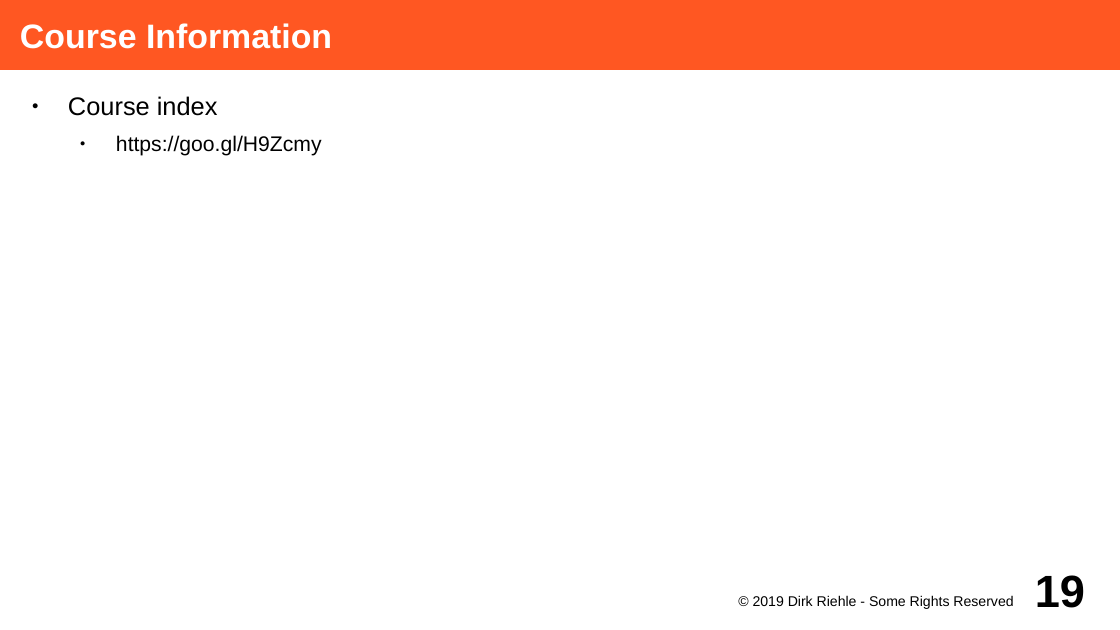
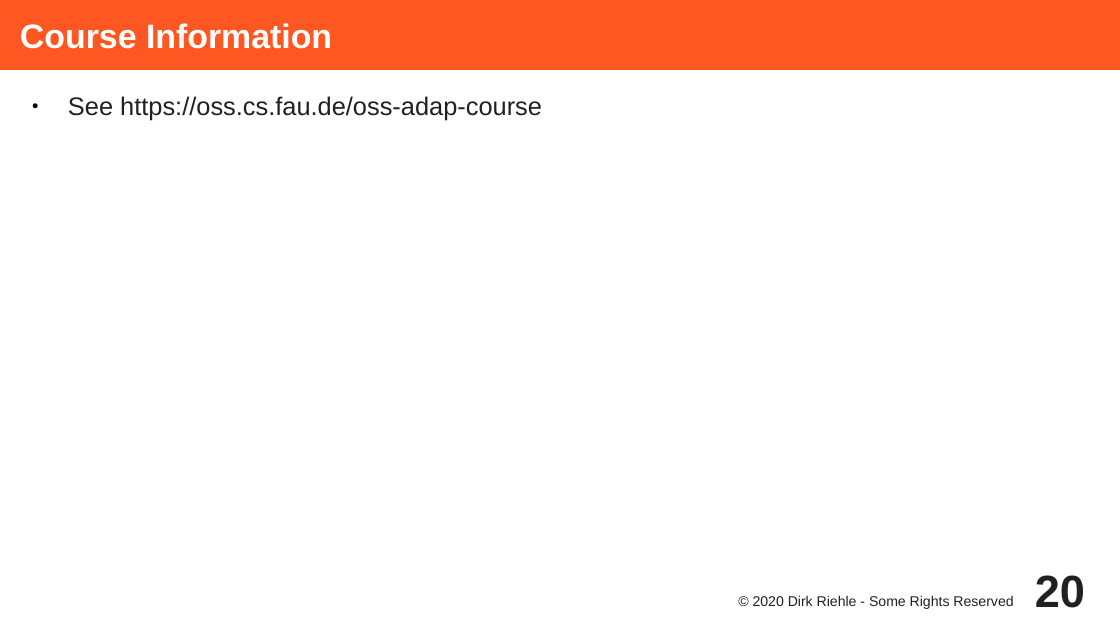
Before and after one commit to dirkriehle/adap-course, a slide deck: slide 20 of Lecture Slides/ADAP A01 - Course Introduction.odp (slide 19 before the commit). Drawn at 1120x630 pixels with LibreOffice and Linux fonts; fonts in the diff are those of the drawing. Boxes give left, top, right and bottom in pixels: in the first picture for what was removed or moved away, otherwise in the second. Text is boxed around its words. In the diff, an @@ line names an element or a change of style, - is before the commit and + after.

```diff
--- a/Lecture Slides/ADAP A01 - Course Introduction.odp
+++ b/Lecture Slides/ADAP A01 - Course Introduction.odp
@@ text at [68, 96, 542, 120]: text changed; size 15 to 18 pt; text colour #000000 to #212121 @@
-● Course index
-  ● https://goo.gl/H9Zcmy
+● See https://oss.cs.fau.de/oss-adap-course
@@ text at [753, 595, 1013, 609]: text changed; text colour #000000 to #212121 @@
-© 2019 Dirk Riehle - Some Rights Reserved
+© 2020 Dirk Riehle - Some Rights Reserved
@@ page number at [1035, 575, 1085, 608]: text changed; text colour #000000 to #212121 @@
-19
+20
```
Also in this commit, not shown: 18 other slides changed, 2 slides added, 1 slide removed, 24 other files.
